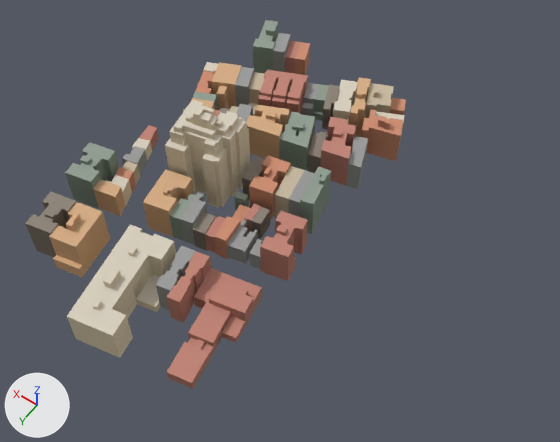
One commit to the glTF model public/models/washington-city/tile--4_-2.glb: the scene before it, then after it.
Both versions are drawn from a camera (50 mm lens) standing at (-822.0, 511.0, 330.0) and looking at (-678.0, 309.0, 12.0). Lighting does not change. The marker at lower left points along +X, +Y and +Z. The first picture is the older version. Where no turn or scale is listed for an object, it has been applied to the vertices. Vertices at exactly the same position are counted once.

The first picture shows 'roof', 'wall'.
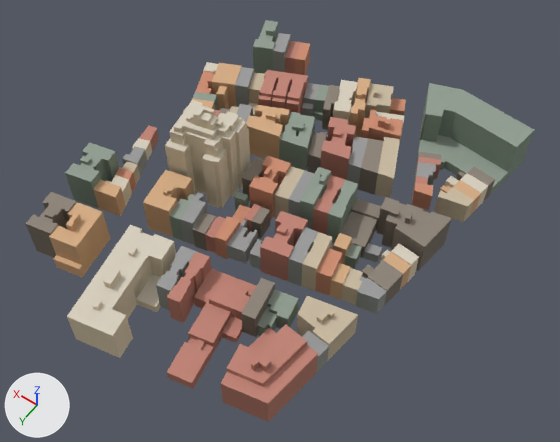
Where the newer file only moved an object's origin or applied its transform, the numbers keep the older frame.

What the commit changed:
me_mesh_1 is used by ob_wall; location (-633.1, 300.3, 26.2).
me_mesh_1 had 2045 vertices, 2060 faces and spanned x -67.0..67.0, y -116.0..116.0, z -28.0..28.0.
me_mesh_1 now has 2819 vertices, 2856 faces and spans x -127.0..67.0, y -121.0..116.0, z -29.0..28.0.
me_mesh_1 part 1: the loose piece of 8 vertices spanning x -38.0..-31.0, y 6.0..17.0, z -27.0..-14.0 is copied, and the copy is moved by (-54.0, 7.0, 1.0); it spans x -93.0..-84.0, y 13.0..25.0, z -27.0..-13.0.
me_mesh_1 part 2: 2 vertices moved within x -33.0..-31.0, y -103.0..-97.0, z -28.0; 13 vertices removed from x -62.0..-4.0, y -103.0..22.0, z -28.0..-13.0; 771 vertices added at x -127.0..-25.0, y -121.0..101.0, z -29.0..1.0.
me_mesh_1 part 3: 2 kept faces spanning x -61.0..-53.0, y -65.0..-44.0, z -28.0..-10.0 get new vertex colours; the middle colour goes from grey #858983 to brown #71685c.
Other edits to the shape of me_mesh_1 do not show in these pictures.
me_mesh_2 is used by ob_roof; location (-633.1, 300.3, 29.5).
me_mesh_2 had 1256 vertices, 989 faces and spanned x -67.0..67.0, y -116.0..116.0, z -25.0..25.0.
me_mesh_2 now has 1703 vertices, 1326 faces and spans x -127.0..67.0, y -121.0..116.0, z -26.0..25.0.
me_mesh_2 part 4: the loose piece of 5 vertices spanning x -29.0..-21.0, y 18.0..24.0, z -23.0 is copied, and the copy is scaled about its middle by (1.02, 1.42, 1), then moved by (-66.0, -31.0, -3.0); it spans x -95.0..-86.0, y -14.0..-6.0, z -26.0.
me_mesh_2 part 5: the loose piece of 4 vertices spanning x -10.0..-3.0, y -76.0..-70.0, z -20.0 is copied, and the copy is moved by (-84.0, 14.0, 2.0); it spans x -95.0..-87.0, y -63.0..-55.0, z -18.0.
me_mesh_2 part 6: the loose piece of 4 vertices spanning x -38.0..-31.0, y 6.0..17.0, z -17.0 is copied, and the copy is moved by (-54.0, 7.0, 1.0); it spans x -93.0..-84.0, y 13.0..25.0, z -16.0.
me_mesh_2 part 7: 416 vertices added at x -127.0..-52.0, y -121.0..101.0, z -26.0..-3.0.
Other edits to the shape of me_mesh_2 do not show in these pictures.

Changed parts and their boxes (x1, y1, x2, y2) in the pictures (560 x 442 px):
'roof', reshaped (33% wider)
    before: (25, 20, 406, 383)
    after: (26, 20, 534, 403)
'wall', reshaped (34% wider, 8% taller)
    before: (26, 21, 404, 389)
    after: (26, 24, 534, 422)
part 1 of me_mesh_1, added
    after: (330, 267, 351, 299)
part 2 of me_mesh_1, built on
    before: (313, 81, 403, 145)
    after: (221, 81, 534, 422)
part 3 of me_mesh_1, recoloured
    before: (358, 141, 368, 188)
part 4 of me_mesh_2, added
    after: (365, 243, 382, 256)
part 5 of me_mesh_2, added
    after: (415, 176, 428, 184)
part 6 of me_mesh_2, added
    after: (331, 263, 350, 284)
part 7 of me_mesh_2, added
    after: (221, 83, 534, 403)
